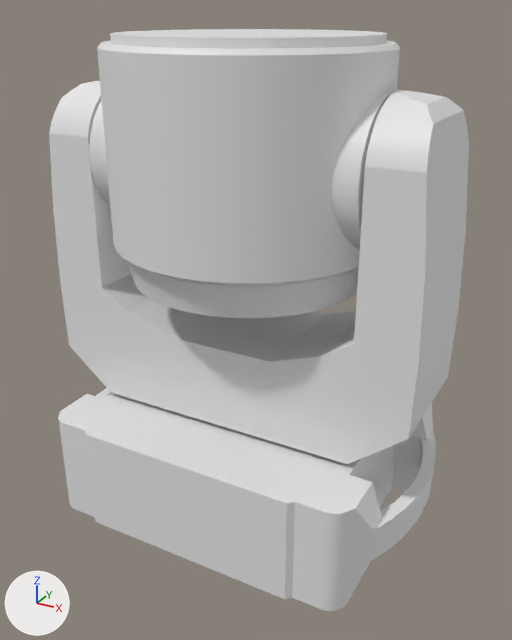
The glTF model Stagehand/Models/Lights/robe350.glb: old version first, new version second.
Before and after are seen from a 50 mm lens placed at (0.265, -0.471, 0.412), pointed at (0.009, -0.005, 0.179). Arrows for +X, +Y and +Z are at lower left; the lights stay in place. The picture after the commit comes second. Vertices at exactly the same position are counted once.

The scene before the commit, as lines of its bpy script (objects in view):
```python
me_3d_ledbeam350_009 = bpy.data.meshes.new('3D_LEDBeam350.009')
me_3d_ledbeam350_009.from_pydata(...)  # 1744 vertices, 3484 faces; spans x -0.16..0.16, y -0.11..0.11, z -0.009..0.386
# faces by material slot: [1780, 1304, 400]
me_3d_ledbeam350_009.materials.append(mat_mat_1_003)  # white #e7e7e7
me_3d_ledbeam350_009.materials.append(mat_mat_3_002)  # white #e7e7e7
me_3d_ledbeam350_009.materials.append(mat_mat_2_002)  # white #e7e7e7
ob_robe350_body = bpy.data.objects.new('robe350_body', me_3d_ledbeam350_009)
ob_robe350_body.location = (0.0, 0.0, 0.0095)
```
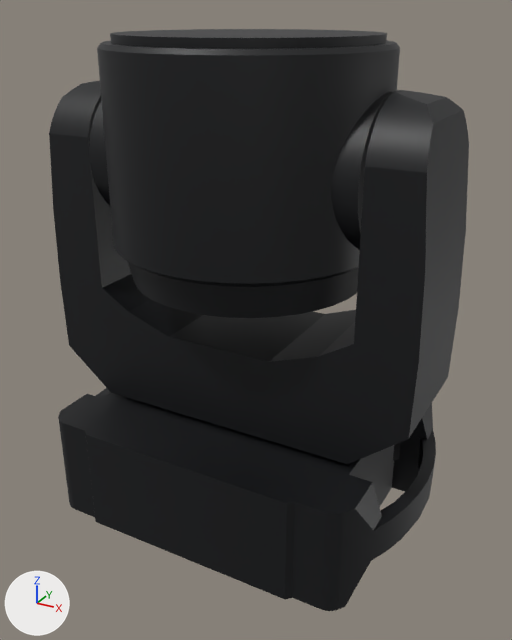
What differs and where, as boxes (x1, y1, x2, y2) in the pictures (512 x 640 px):
part 1 of me_3d_ledbeam350_009, recoloured (white to black): (58, 388, 436, 611) in both
part 2 of me_3d_ledbeam350_009, recoloured (white to black): (89, 29, 400, 318) in both
part 3 of me_3d_ledbeam350_009, recoloured (white to black): (49, 80, 469, 464) in both

The change, as a list of edits to the scene's bpy script:
```text
Add mat_plastic_black:
    mat_plastic_black = principled_material('plastic_black')
    mat_plastic_black.base_color = (0.00304, 0.00368, 0.00518)  # black #0a0c10
Change me_3d_ledbeam350_009:
    where me_3d_ledbeam350_009.from_pydata(...)  # 1744 vertices, 3484 faces; spans x -0.16..0.16, y -0.11..0.11, z -0.009..0.386
    used by ob_robe350_body; location = (0.0, 0.0, 0.0095)
    me_3d_ledbeam350_009 part 1: all 1780 faces that had it switch from mat_mat_1_003 (white #e7e7e7) to mat_plastic_black (black #0a0c10)
    me_3d_ledbeam350_009 part 2: all 1304 faces that had it switch from mat_mat_3_002 (white #e7e7e7) to mat_plastic_black (black #0a0c10)
    me_3d_ledbeam350_009 part 3: all 400 faces that had it switch from mat_mat_2_002 (white #e7e7e7) to mat_plastic_black (black #0a0c10)
```
